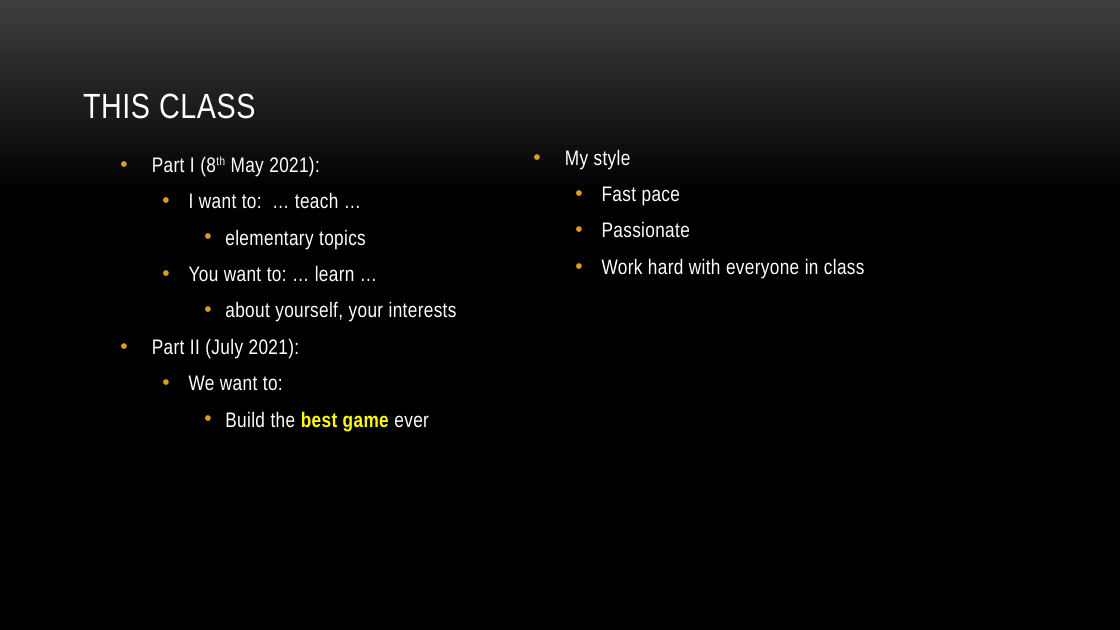
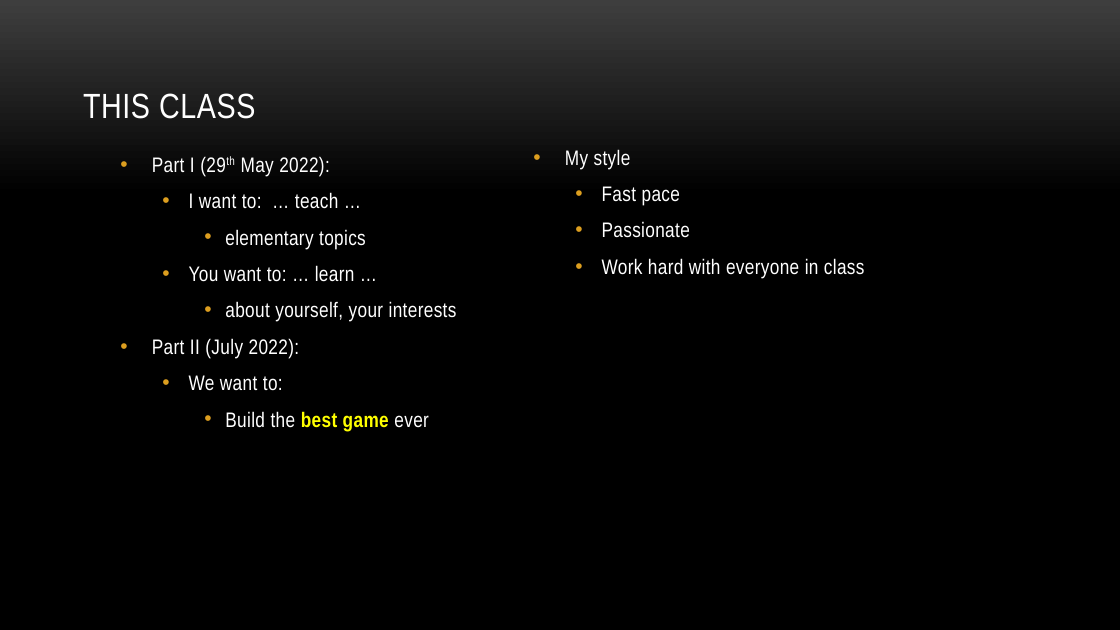
Before and after one commit to myuwbclasses/IntroGameDevelopment, a slide deck: slide 13 of PPT/Intro.pptx. Drawn at 1120x630 pixels with LibreOffice and Linux fonts; fonts in the diff are those of the drawing; background and template pictures are left out. Boxes give left, top, right and bottom in pixels: in the first picture for what was removed or moved away, otherwise in the second. Text is boxed around its words. In the diff, an @@ line names an element or a change of style, - is before the commit and + after.

```diff
--- a/PPT/Intro.pptx
+++ b/PPT/Intro.pptx
@@ text at [152,156,330,177]: text changed @@
-• Part I (8th May 2021):
+• Part I (29th May 2022):
@@ text at [152,338,300,359]: text changed @@
-• Part II (July 2021):
+• Part II (July 2022):
```
Also in this commit, not shown: 4 other slides changed, 38 other files.
